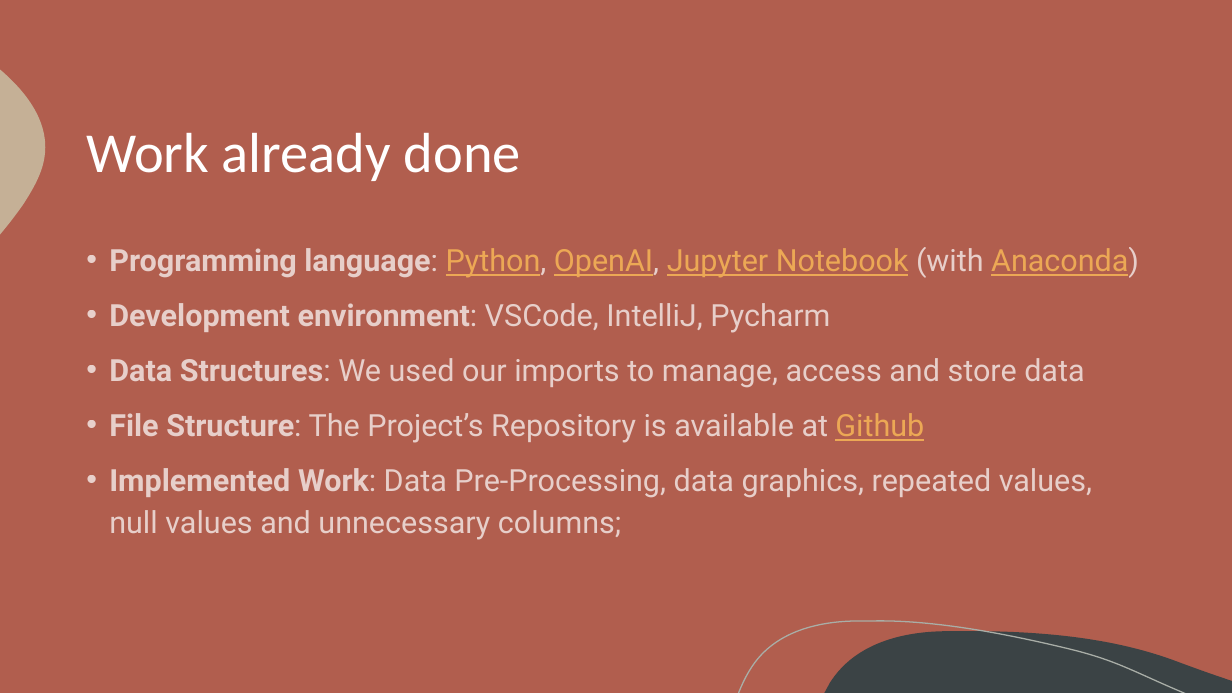
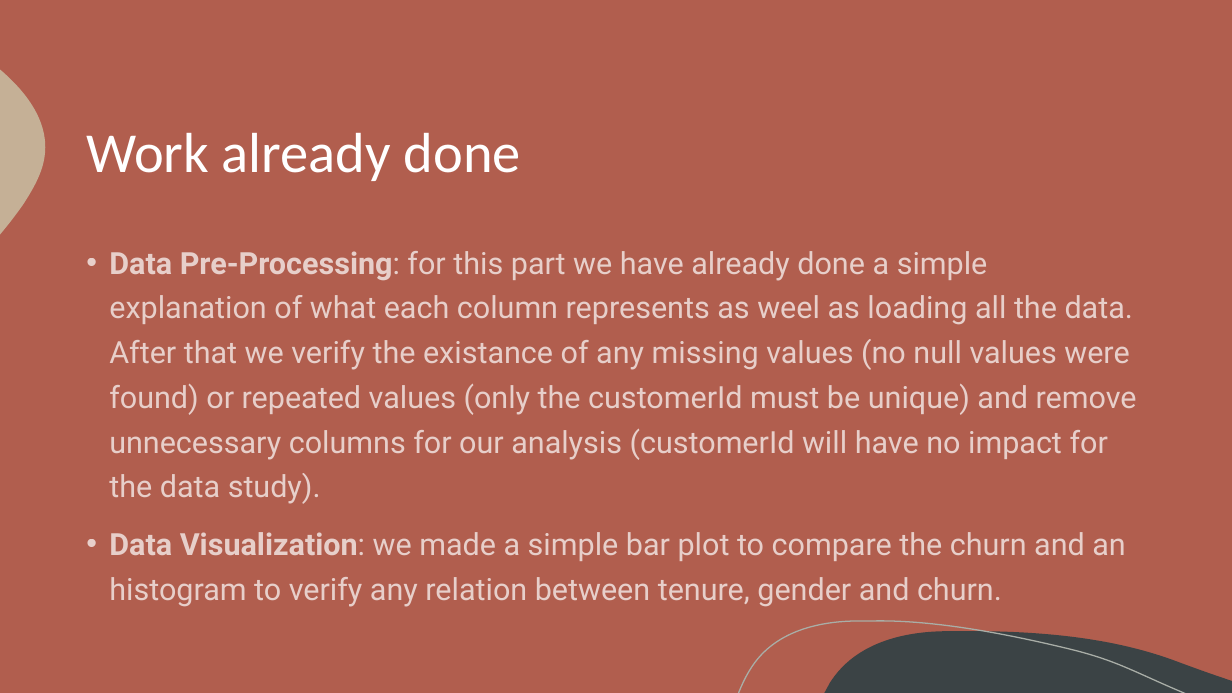
Before and after one commit to itsdomsantos/IART-2022, a slide deck: slide 5 of proj2/iart_proj2_checkpoint.pptx. Drawn at 1232x693 pixels with LibreOffice and Linux fonts; fonts in the diff are those of the drawing. Boxes give left, top, right and bottom in pixels: in the first picture for what was removed or moved away, otherwise in the second. Text is boxed around its words. In the diff, an @@ line names an element or a change of style, - is before the commit and + after.

Commit message:
Fix specification in notebook and ppt

```diff
--- a/proj2/iart_proj2_checkpoint.pptx
+++ b/proj2/iart_proj2_checkpoint.pptx
@@ text at (x1=109, y1=251, x2=1137, y2=607): text changed @@
-• Programming language: Python, OpenAI, Jupyter Notebook (with Anaconda)
-• Development environment: VSCode, IntelliJ, Pycharm
-• Data Structures: We used our imports to manage, access and store data
-• File Structure: The Project’s Repository is available at Github
-• Implemented Work: Data Pre-Processing, data graphics, repeated values, null values and unnecessary columns;
+• Data Pre-Processing: for this part we have already done a simple explanation of what each column represents as weel as loading all the data. After that we verify the existance of any missing values (no null values were found) or repeated values (only the customerId must be unique) and remove unnecessary columns for our analysis (customerId will have no impact for the data study).
+• Data Visualization: we made a simple bar plot to compare the churn and an histogram to verify any relation between tenure, gender and churn.
```
Also in this commit, not shown: 2 other slides changed, 1 other file.
